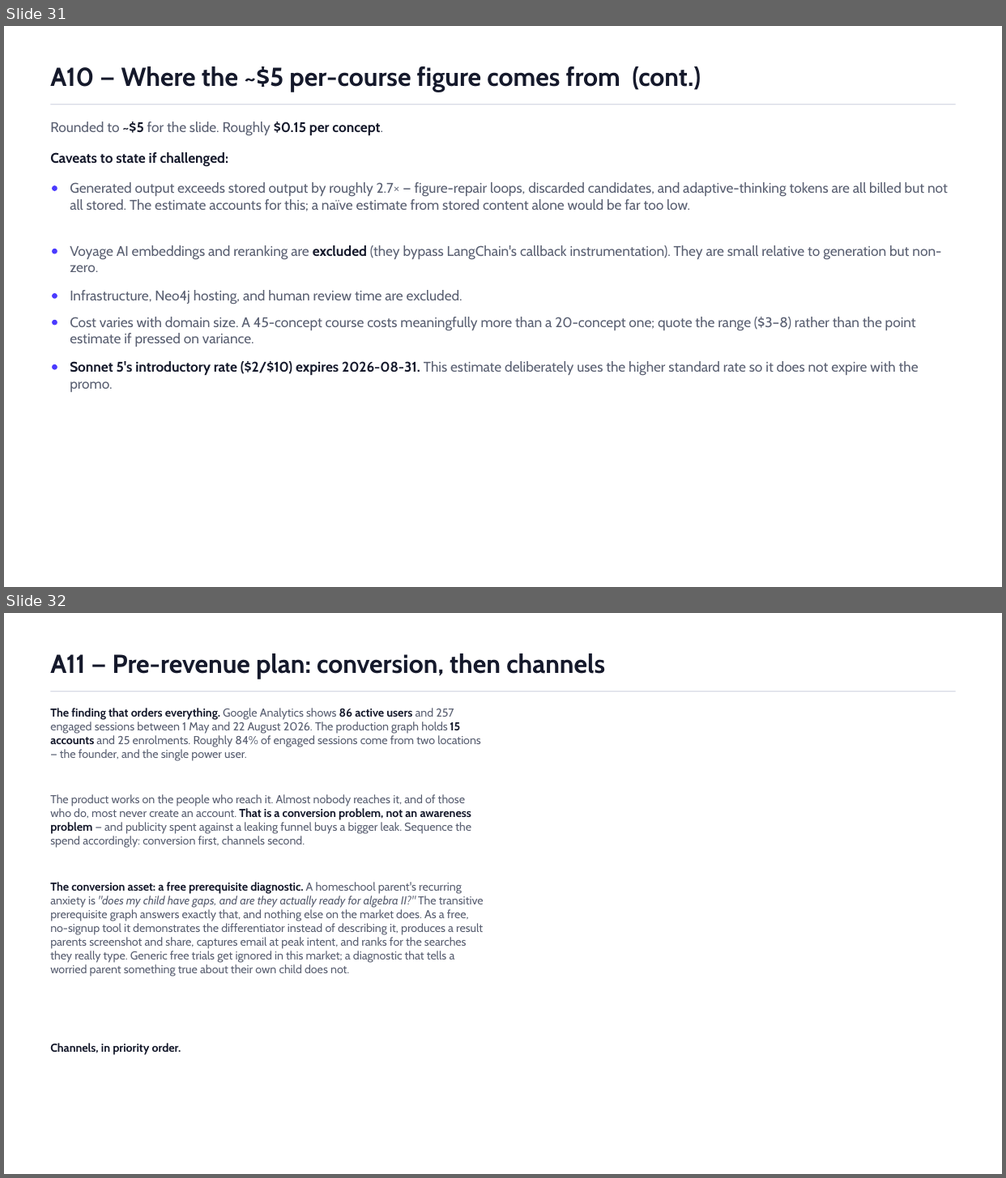
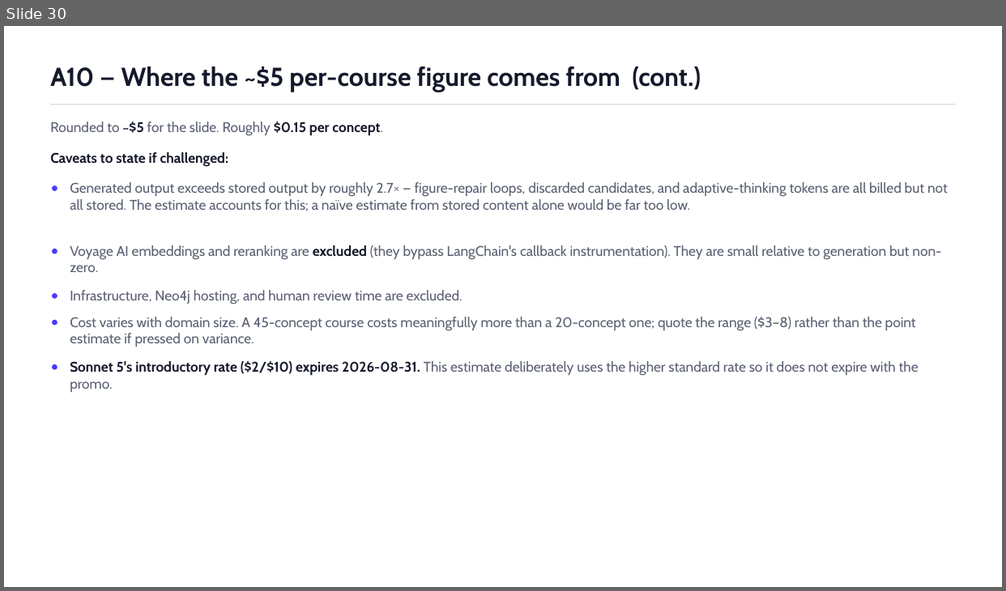
Before and after one commit to ChuckIrvine/qlaudia, a slide deck: pitch_deck/qlaudia_pitch_deck.pptx. Shown one above the other, each under a label of ours: slides 31 and 32 before the commit, slide 30 after it. The pictures are 1006x1178 and 1006x591 pixels, drawn with LibreOffice and Linux fonts; fonts in the diff are those of the drawing. Boxes give left, top, right and bottom in pixels: in the first picture for what was removed or moved away, otherwise in the second. Text is boxed around its words. In the diff, an @@ line names an element or a change of style, - is before the commit and + after.

```diff
--- a/pitch_deck/qlaudia_pitch_deck.pptx
+++ b/pitch_deck/qlaudia_pitch_deck.pptx
@@ slide 32 removed at bbox=[4, 613, 1002, 1174], background #FFFFFF @@
@@ text removed at bbox=[50, 653, 605, 679] @@
-A11 — Pre-revenue plan: conversion, then channels
@@ rectangle removed at bbox=[50, 691, 956, 692] @@
@@ text removed at bbox=[50, 708, 481, 761] @@
-The finding that orders everything. Google Analytics shows 86 active users and 257 engaged sessions between 1 May and 22 August 2026. The production graph holds 15 accounts and 25 enrolments. Roughly 84% of engaged sessions come from two locations — the founder, and the single power user.
@@ text removed at bbox=[50, 794, 471, 848] @@
-The product works on the people who reach it. Almost nobody reaches it, and of those who do, most never create an account. That is a conversion problem, not an awareness problem — and publicity spent against a leaking funnel buys a bigger leak. Sequence the spend accordingly: conversion first, channels second.
@@ text removed at bbox=[50, 882, 484, 976] @@
-The conversion asset: a free prerequisite diagnostic. A homeschool parent's recurring anxiety is "does my child have gaps, and are they actually ready for algebra II?" The transitive prerequisite graph answers exactly that, and nothing else on the market does. As a free, no-signup tool it demonstrates the differentiator instead of describing it, produces a result parents screenshot and share, captures email at peak intent, and ranks for the searches they really type. Generic free trials get ignored in this market; a diagnostic that tells a worried parent something true about their own child does not.
@@ text removed at bbox=[50, 1043, 181, 1055] @@
-Channels, in priority order.
@@ what was slide 31 is now slide 30 @@
```
Also in this commit, not shown: 9 slides changed, 5 slides added, 5 other slides removed, 2 other files.
